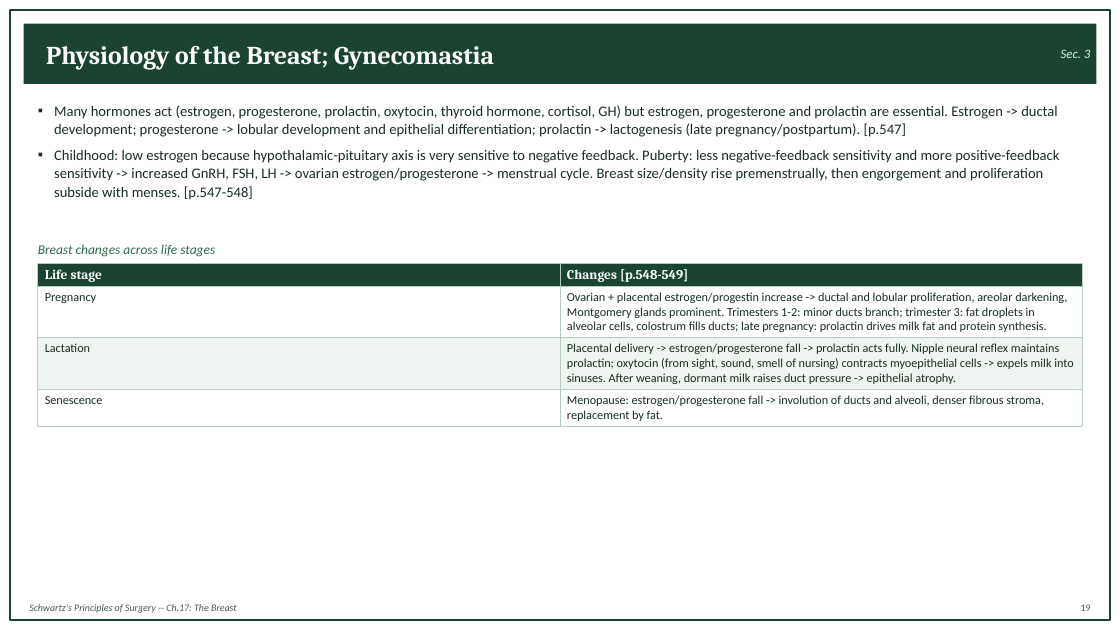
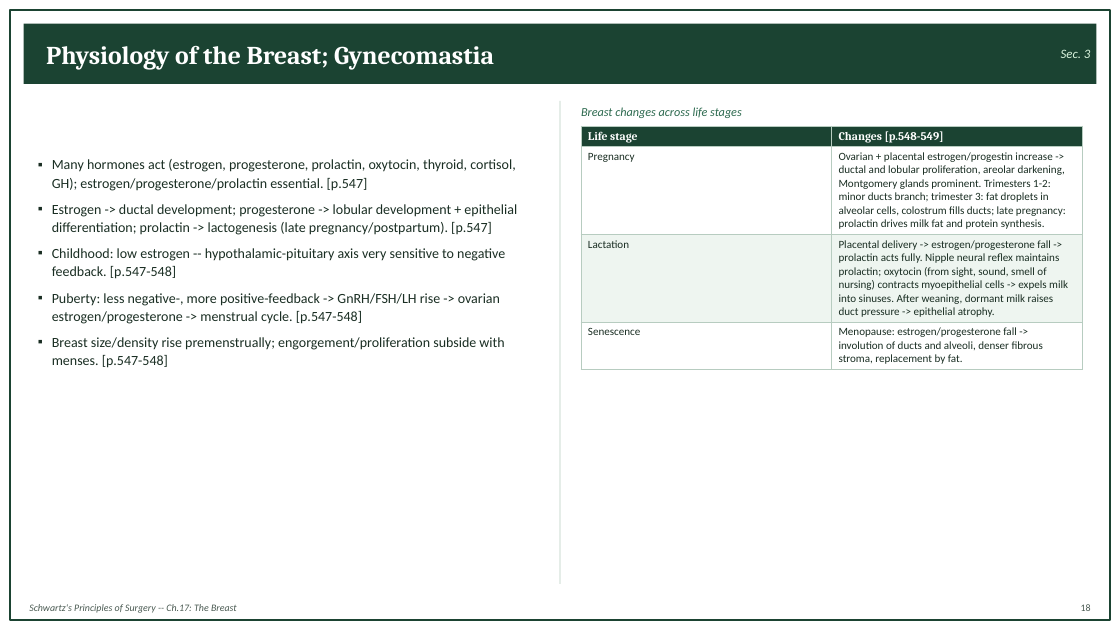
Before and after one commit to Muluamlak/Phone, a slide deck: slide 21 of Schwartz_Ch17_The_Breast_StudyNotes.pptx (slide 22 before the commit). Drawn at 1120x630 pixels with LibreOffice and Linux fonts; fonts in the diff are those of the drawing. Boxes give left, top, right and bottom in pixels: in the first picture for what was removed or moved away, otherwise in the second. Text is boxed around its words. In the diff, an @@ line names an element or a change of style, - is before the commit and + after.

```diff
--- a/Schwartz_Ch17_The_Breast_StudyNotes.pptx
+++ b/Schwartz_Ch17_The_Breast_StudyNotes.pptx
@@ line added from (560, 101) to (560, 584), #B7CCC0 0.75 pt @@
@@ text "Breast changes across life stages": place and size @@
-text "Breast changes across life stages" at [38,244,215,257]
+text "Breast changes across life stages" at [581,107,742,118]
@@ text "Breast changes across life stages" at [581,107,742,118]: size 11.5 to 10.5 pt @@
@@ table at [581,126,1082,368] @@
@@ size 11.5 to 10 pt in "Life stage", "Changes [p.548-549]" @@
@@ size 10.5 to 9.5 pt @@
@@ table: place and size @@
-table at [38,264,1083,425]
+table at [581,126,1082,368]
@@ text at [52,159,517,368]: text changed; size 12.5 to 12 pt @@
-▪ Many hormones act (estrogen, progesterone, prolactin, oxytocin, thyroid hormone, cortisol, GH) but estrogen, progesterone and prolactin are essential. Estrogen -> ductal development; progesterone -> lobular development and epithelial differentiation; prolactin -> lactogenesis (late pregnancy/postpartum). [p.547]
-▪ Childhood: low estrogen because hypothalamic-pituitary axis is very sensitive to negative feedback. Puberty: less negative-feedback sensitivity and more positive-feedback sensitivity -> increased GnRH, FSH, LH -> ovarian estrogen/progesterone -> menstrual cycle. Breast size/density rise premenstrually, then engorgement and proliferation subside with menses. [p.547-548]
+▪ Many hormones act (estrogen, progesterone, prolactin, oxytocin, thyroid, cortisol, GH); estrogen/progesterone/prolactin essential. [p.547]
+▪ Estrogen -> ductal development; progesterone -> lobular development + epithelial differentiation; prolactin -> lactogenesis (late pregnancy/postpartum). [p.547]
+▪ Childhood: low estrogen -- hypothalamic-pituitary axis very sensitive to negative feedback. [p.547-548]
+▪ Puberty: less negative-, more positive-feedback -> GnRH/FSH/LH rise -> ovarian estrogen/progesterone -> menstrual cycle. [p.547-548]
+▪ Breast size/density rise premenstrually; engorgement/proliferation subside with menses. [p.547-548]
```
Also in this commit, not shown: 132 other slides changed, 9 slides added, 11 slides removed.
